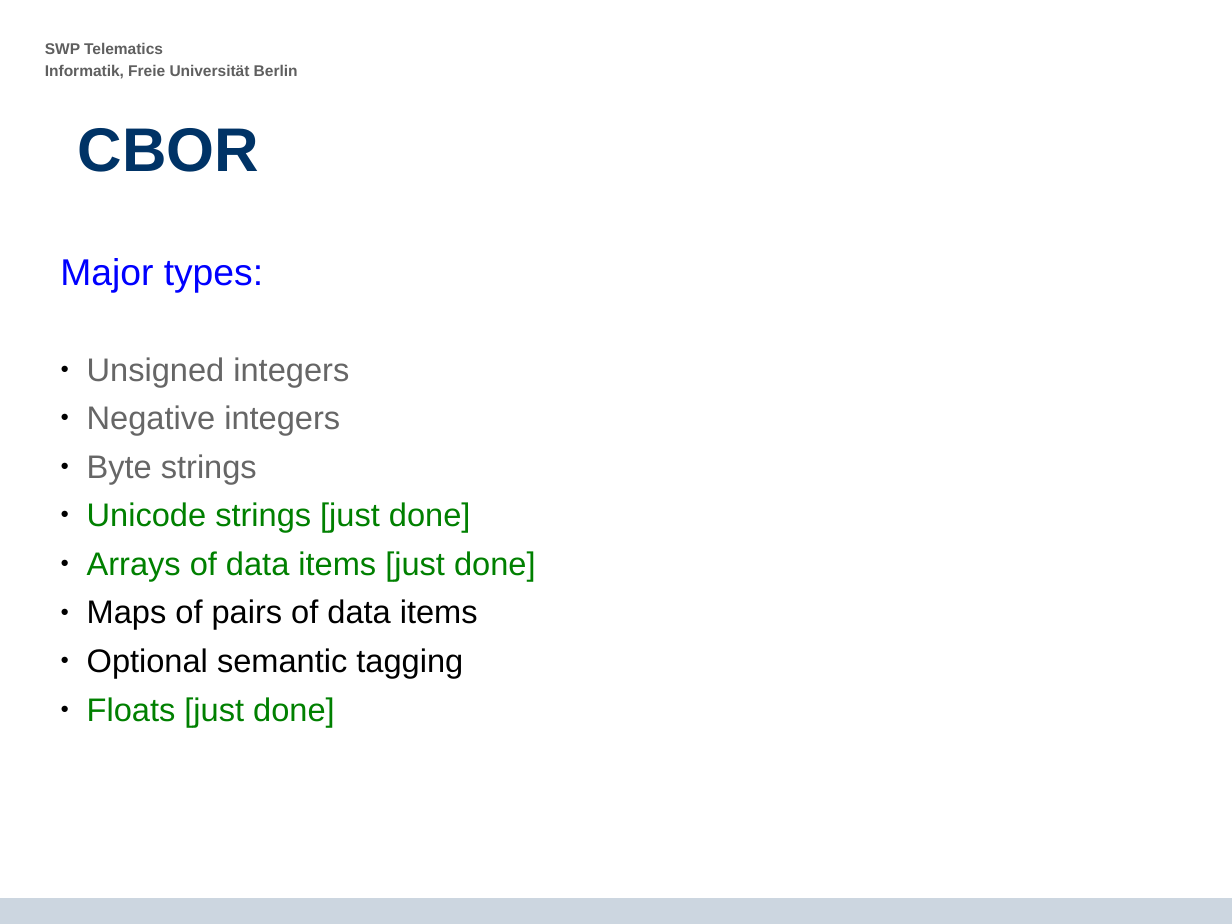
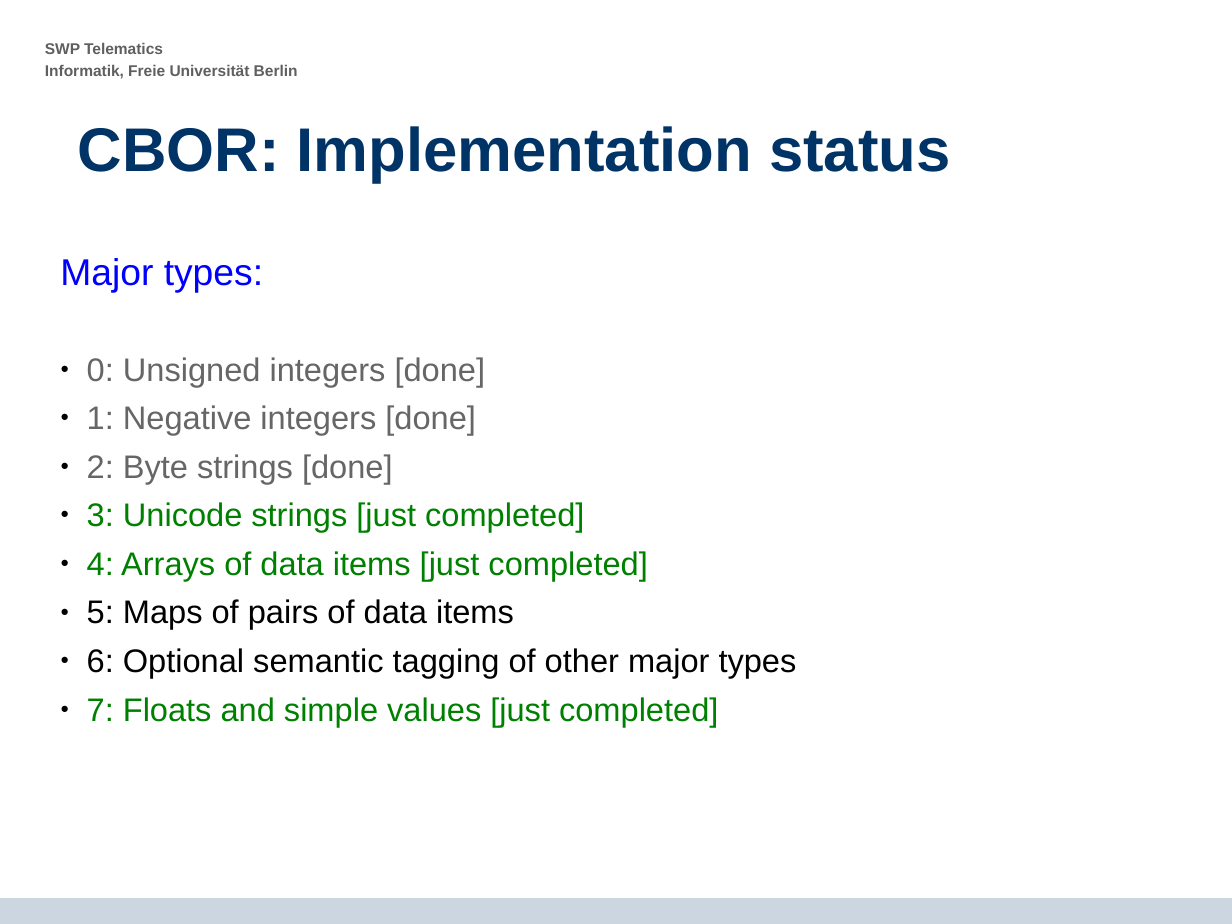
Before and after one commit to krf/cbor-for-riot, a slide deck: slide 3 of CBOR-Presentation_2014-06-17.odp (slide 2 before the commit). Drawn at 1232x924 pixels with LibreOffice and Linux fonts; fonts in the diff are those of the drawing; background and template pictures are left out. Boxes give left, top, right and bottom in pixels: in the first picture for what was removed or moved away, otherwise in the second. Text is boxed around its words. In the diff, an @@ line names an element or a change of style, - is before the commit and + after.

```diff
--- a/CBOR-Presentation_2014-06-17.odp
+++ b/CBOR-Presentation_2014-06-17.odp
@@ title at bbox=[78, 126, 950, 183]: text changed @@
-CBOR
+CBOR: Implementation status
@@ text at bbox=[87, 357, 797, 727]: text changed @@
-  ● Unsigned integers
-  ● Negative integers
-  ● Byte strings
-  ● Unicode strings [just done]
-  ● Arrays of data items [just done]
-  ● Maps of pairs of data items
-  ● Optional semantic tagging
-  ● Floats [just done]
+  ● 0: Unsigned integers [done]
+  ● 1: Negative integers [done]
+  ● 2: Byte strings [done]
+  ● 3: Unicode strings [just completed]
+  ● 4: Arrays of data items [just completed]
+  ● 5: Maps of pairs of data items
+  ● 6: Optional semantic tagging of other major types
+  ● 7: Floats and simple values [just completed]
```
Also in this commit, not shown: 4 other slides changed, 4 slides added, 1 slide removed.
